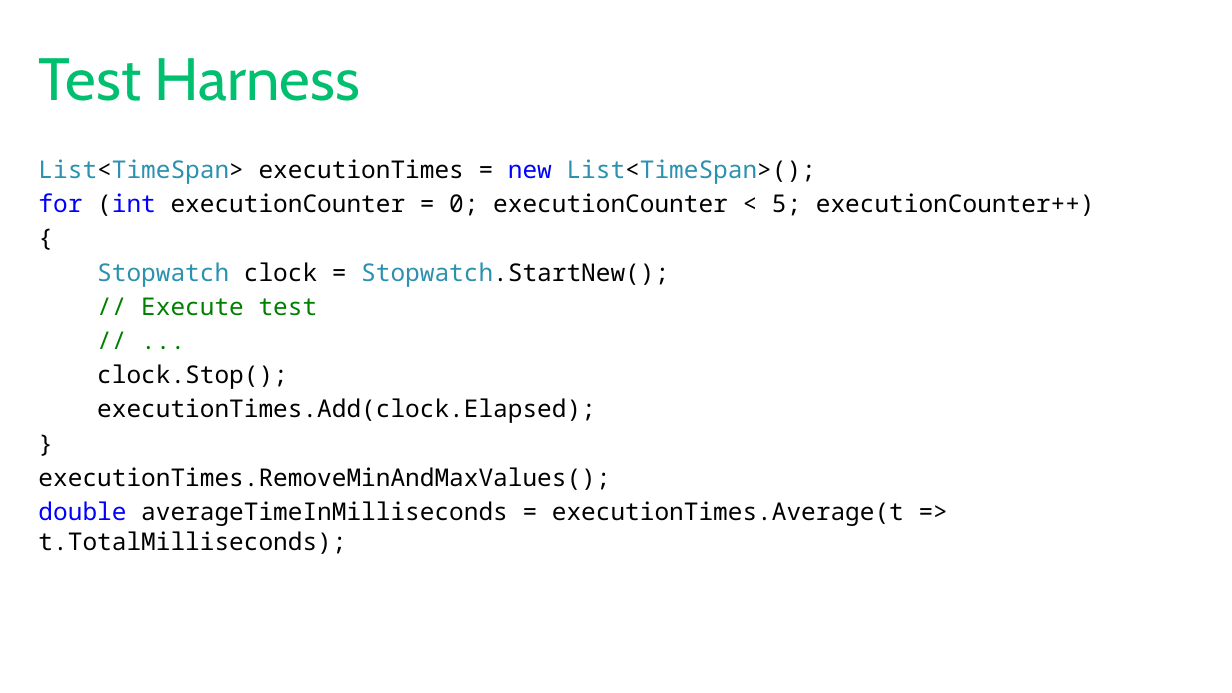
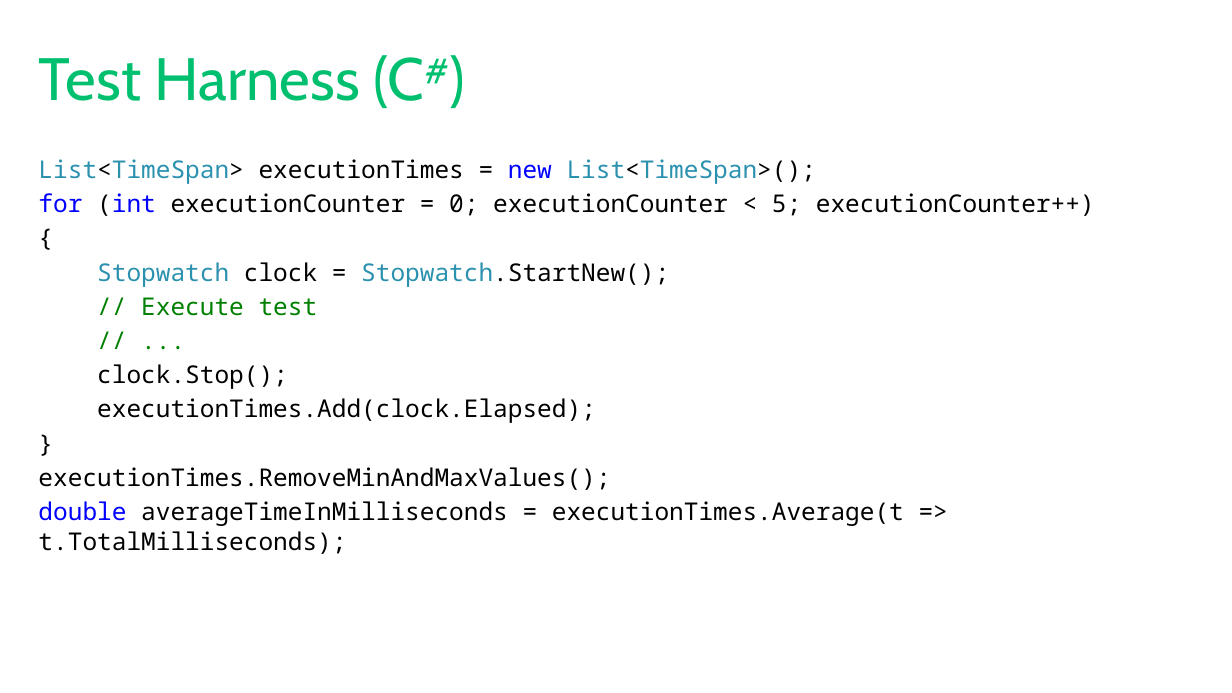
Before and after one commit to tf3604/SetMeUp, a slide deck: slide 6 of HowToThinkInSets.pptx (slide 5 before the commit). Drawn at 1232x693 pixels with LibreOffice and Linux fonts; fonts in the diff are those of the drawing; background and template pictures are left out. Boxes give left, top, right and bottom in pixels: in the first picture for what was removed or moved away, otherwise in the second. Text is boxed around its words. In the diff, an @@ line names an element or a change of style, - is before the commit and + after.

Commit message:
Slides for SQL test harness; UDF summary; key take-aways.

```diff
--- a/HowToThinkInSets.pptx
+++ b/HowToThinkInSets.pptx
@@ title at [39,55,424,108]: text changed @@
-Test Harness
+Test Harness (C#)
```
Also in this commit, not shown: 6 slides added, 1 slide removed.
